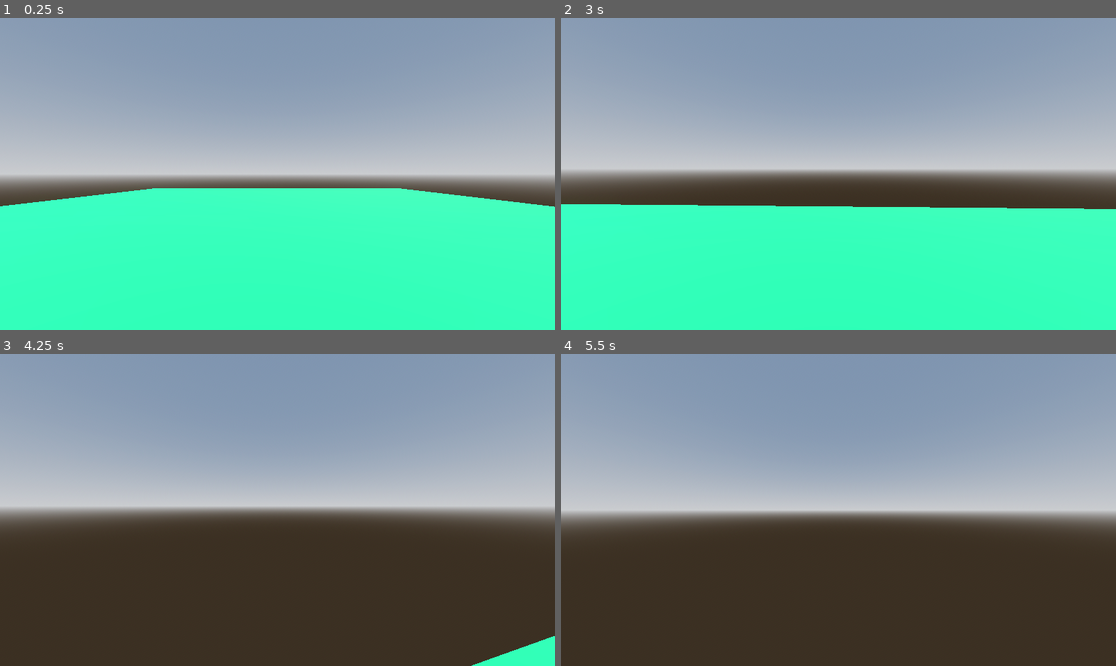
Above: before the commit, frames 1-4 (two rows, left to right).
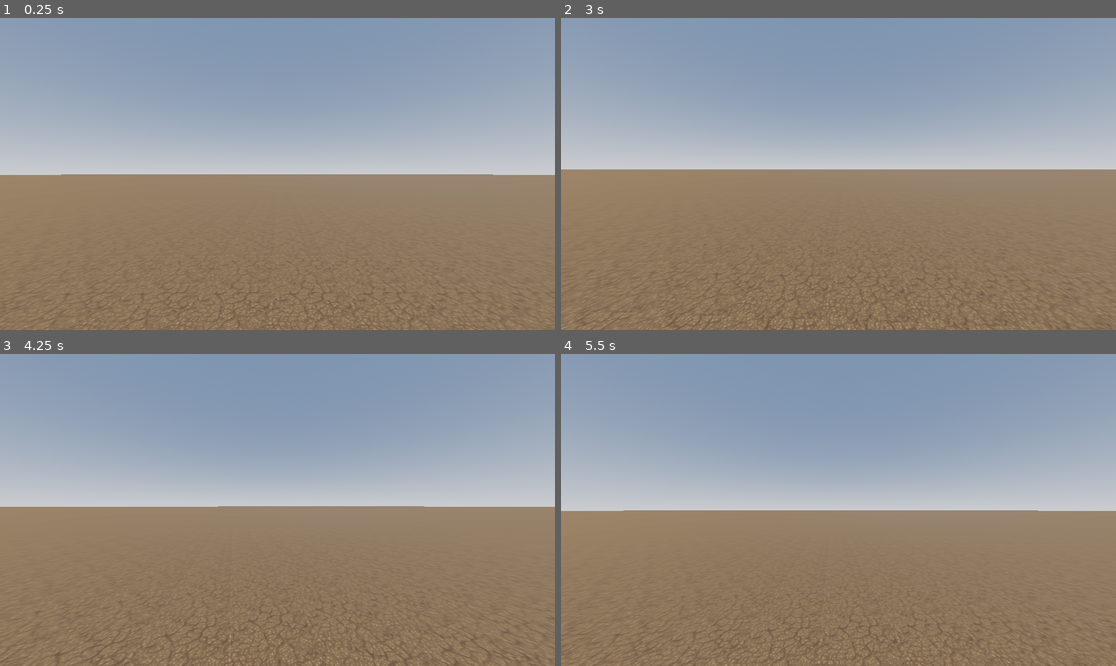
Above: after the commit, the same moments.

Repository: Seb-deru/tuto_design_3D_level
Game: Godot game, scene res://scenes/world.tscn
Same seed, same stepped clock (60 frames per second), same inputs: the game is played once before the commit and once after it.
Inputs (mouse positions are in pixels of both pictures, inside the frame that each line leads up to):
- Up to frame 1 (0.25 s): no input
- Up to frame 2 (3 s): tap Enter at 0.5 s; move the mouse to (866, 174) at 0.52 s; hold Shift (run) 0.53-1.28 s; hold W (forward) from 0.53 s (still down); tap Space (jump) at 0.77, 1.52 s; move the mouse to (810, 174) at 1.27 s; tap Shift (run) at 1.35, 2.85 s; move the mouse to (849, 167) at 2.02 s; hold Shift (run) 2.03-2.78 s; move the mouse to (832, 180) at 2.77 s
- Up to frame 3 (4.25 s): keep holding W (forward); tap Space (jump) at 3.02, 3.77 s; move the mouse to (316, 513) at 3.52 s; hold Shift (run) from 3.53 s (still down)
- Up to frame 4 (5.5 s): keep holding W (forward); move the mouse to (794, 506) at 4.27 s; release Shift (run) at 4.28 s; tap Shift (run) at 4.35 s; tap Space (jump) at 4.52 s; move the mouse to (844, 510) at 5.02 s; hold Shift (run) from 5.03 s (still down)

The runs differ from the first frame. In frame 1, 49% of the frame differs, in the area x 0-100%, y 50-100%; in frame 2, 51%, in the area x 0-100%, y 48-100%; in frame 3, 51%; in frame 4, 49%.

Commit message:
added ground

Diff:
--- a/scenes/world.tscn
+++ b/scenes/world.tscn
@@ -1,9 +1,11 @@
-[gd_scene load_steps=8 format=3 uid="uid://14tqrp4n2174"]
+[gd_scene load_steps=9 format=3 uid="uid://14tqrp4n2174"]
 
 [ext_resource type="Script" uid="uid://cr0jadobarib6" path="res://scripts/player.gd" id="1_nnsk1"]
+[ext_resource type="Texture2D" uid="uid://dpg7klp7jfsgc" path="res://assets/textures/ground.jpg" id="1_rwgxs"]
 
-[sub_resource type="StandardMaterial3D" id="StandardMaterial3D_nnsk1"]
-albedo_color = Color(0, 0.76862746, 0.33333334, 1)
+[sub_resource type="StandardMaterial3D" id="StandardMaterial3D_4wyf3"]
+albedo_texture = ExtResource("1_rwgxs")
+uv1_triplanar = true
 
 [sub_resource type="ProceduralSkyMaterial" id="ProceduralSkyMaterial_rwgxs"]
 sky_horizon_color = Color(0.66224277, 0.6717428, 0.6867428, 1)
@@ -30,8 +32,8 @@
 [node name="CSGBox3D" type="CSGBox3D" parent="map"]
 transform = Transform3D(1, 0, 0, 0, 1, 0, 0, 0, 1, 0, -0.4995, 0)
 use_collision = true
-size = Vector3(27.423828, 0.001, 45.00757)
-material = SubResource("StandardMaterial3D_nnsk1")
+size = Vector3(1000, 0.002, 1000)
+material = SubResource("StandardMaterial3D_4wyf3")
 
 [node name="WorldEnvironment" type="WorldEnvironment" parent="map"]
 environment = SubResource("Environment_k0juu")
Binary file added: assets/textures/ground.jpg
Not shown, added: assets/textures/ground.jpg.import
